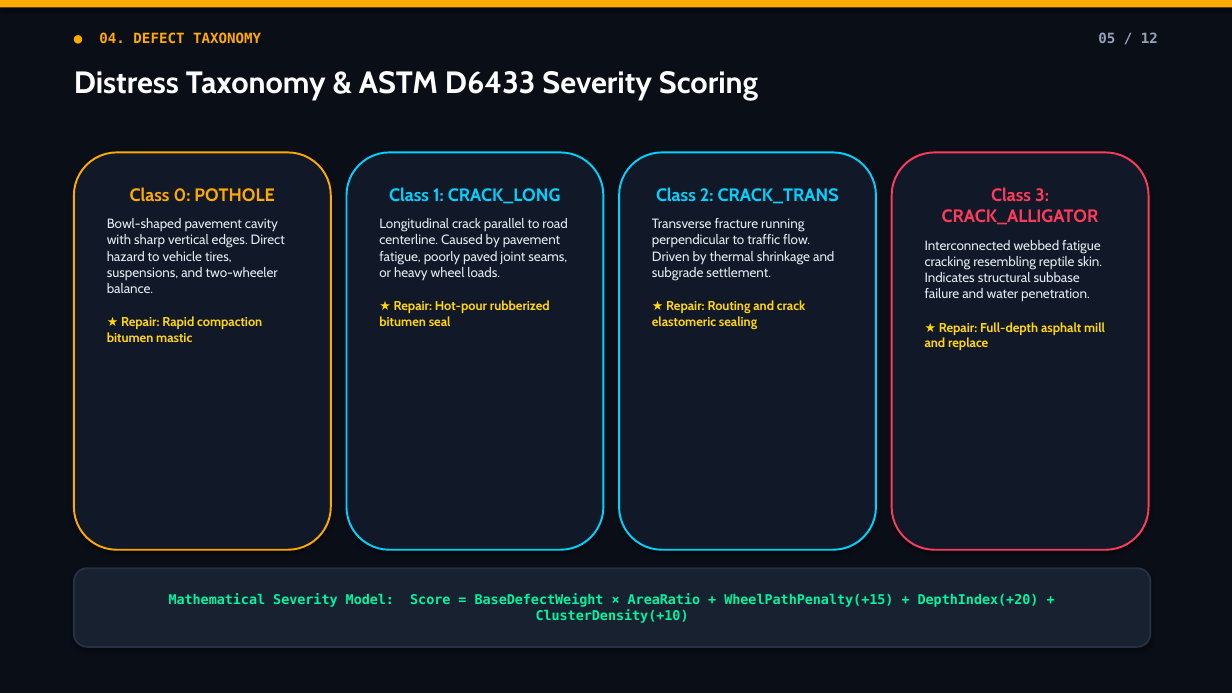
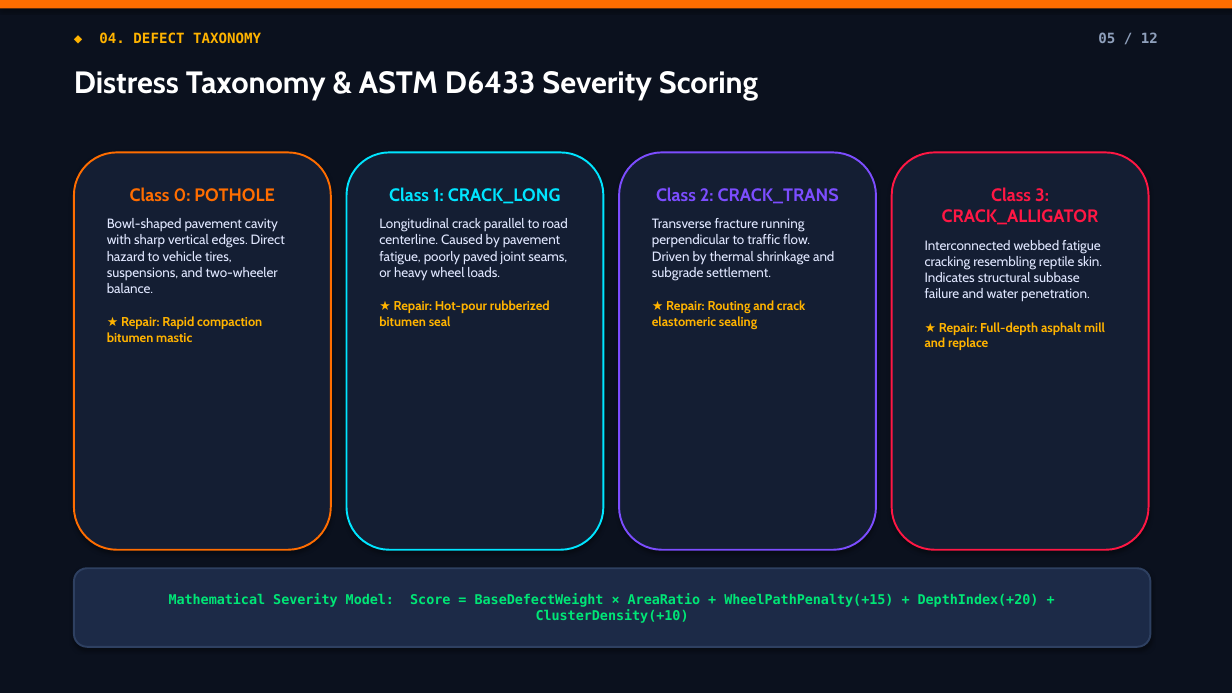
Before and after one commit to Priya-Ranjan-0201/Potholes-detector, a slide deck: slide 5 of ScamRoad_Presentation.pptx. Drawn at 1232x693 pixels with LibreOffice and Linux fonts; fonts in the diff are those of the drawing. Boxes give left, top, right and bottom in pixels: in the first picture for what was removed or moved away, otherwise in the second. Text is boxed around its words. In the diff, an @@ line names an element or a change of style, - is before the commit and + after.

Commit message:
feat(presentation): overhaul presentation with quantum slate theme, updated slides, and tests

```diff
--- a/ScamRoad_Presentation.pptx
+++ b/ScamRoad_Presentation.pptx
@@ rectangle at (x1=0, y1=0, x2=1232, y2=693): fill #0A0E17 to #0B111E @@
@@ rectangle at (x1=0, y1=0, x2=1232, y2=8): fill #FFAA00 to #FF6D00 @@
@@ rounded rectangle "Class 0: POTHOLE" at (x1=74, y1=152, x2=331, y2=550): text colour #FFAA00 to #FF6D00 in "Class 0: POTHOLE"; text colour #E2E8F0 to #E0E7FF in "Bowl-shaped pavement cavity with sharp vertical edges. ..."; text colour #FFD60A to #FFB300 in "★ Repair: Rapid compaction bitumen mastic"; fill #111827 to #141E33; outline #FFAA00 1.5 pt to #FF6D00 1.5 pt @@
@@ rounded rectangle "Class 1: CRACK_LONG" at (x1=347, y1=152, x2=604, y2=550): text colour #00D2FF to #00E5FF in "Class 1: CRACK_LONG"; text colour #E2E8F0 to #E0E7FF in "Longitudinal crack parallel to road centerline. Caused ..."; text colour #FFD60A to #FFB300 in "★ Repair: Hot-pour rubberized bitumen seal"; fill #111827 to #141E33; outline #00D2FF 1.5 pt to #00E5FF 1.5 pt @@
@@ rounded rectangle "Class 2: CRACK_TRANS" at (x1=619, y1=152, x2=876, y2=550): text colour #00D2FF to #7C4DFF in "Class 2: CRACK_TRANS"; text colour #E2E8F0 to #E0E7FF in "Transverse fracture running perpendicular to traffic flow. ..."; text colour #FFD60A to #FFB300 in "★ Repair: Routing and crack elastomeric sealing"; fill #111827 to #141E33; outline #00D2FF 1.5 pt to #7C4DFF 1.5 pt @@
@@ rounded rectangle "Class 3: CRACK_ALLIGATOR" at (x1=892, y1=152, x2=1149, y2=550): text colour #FF3B5C to #FF1744 in "Class 3: CRACK_ALLIGATOR"; text colour #E2E8F0 to #E0E7FF in "Interconnected webbed fatigue cracking resembling reptile sk ..."; text colour #FFD60A to #FFB300 in "★ Repair: Full-depth asphalt mill and replace"; fill #111827 to #141E33; outline #FF3B5C 1.5 pt to #FF1744 1.5 pt @@
@@ rounded rectangle "Mathematical Severity Model: Score = ..." at (x1=74, y1=568, x2=1151, y2=647): text colour #00F5A0 to #00E676; fill #18212F to #1C2A47; outline #253040 1.5 pt to #2E4061 1.5 pt @@
```
Also in this commit, not shown: 11 other slides changed, 15 other files.
